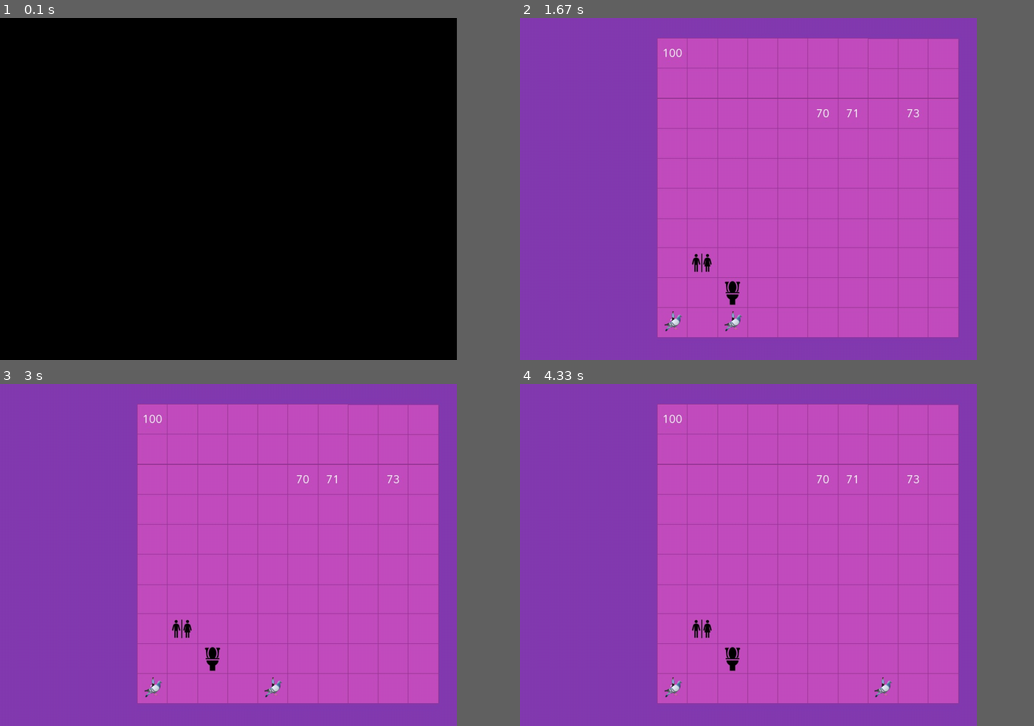
Above: before the commit, frames 1-4 (two rows, left to right).
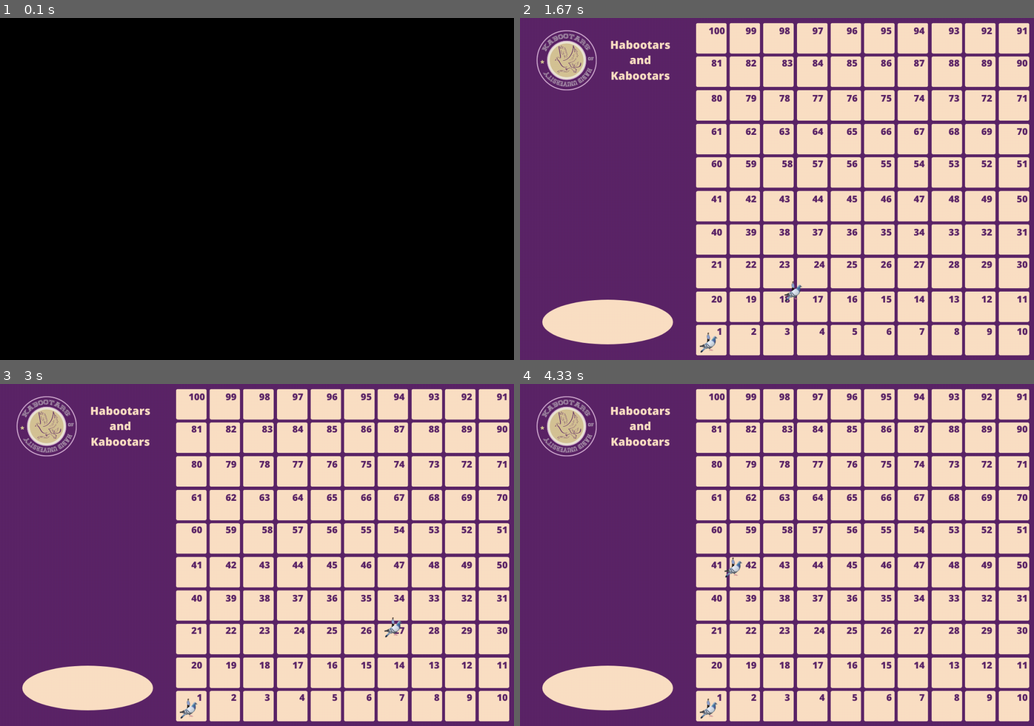
Above: after the commit, the same moments.

Repository: SudaisX/Snakes-and-Kabootars
Game: pygame game, started from main.py
Same seed, same stepped clock (60 frames per second), same inputs: the game is played once before the commit and once after it.
Inputs:
- Up to frame 1 (0.1 s): no input
- Up to frame 2 (1.67 s): no input
- Up to frame 3 (3 s): no input
- Up to frame 4 (4.33 s): no input
In our replay, the window is 800x600 before the commit and 900x600 after it. These sizes can differ from the game's own. Grey fills any space a smaller window leaves; there, only what the larger window draws over its background counts as a difference.

The runs differ from the first frame. In frame 1, only the window size differs. In frame 2, 92% of the frame differs, in the area x 0-100%, y 0-100%; in frame 3, 92%; in frame 4, 92%.

Commit message:
new board

Diff:
--- a/main.py
+++ b/main.py
@@ -10,8 +10,8 @@
 pygame.init()
 
 #screen size and background image
-screen = pygame.display.set_mode((960, 720)) #creates the screen with the arguments passed as a tuple of (Width, Height)
-background = background = pygame.image.load('images/backgrounds/board.jpg') #('Location of the background image')
+screen = pygame.display.set_mode((1080, 720)) #creates the screen with the arguments passed as a tuple of (Width, Height)
+background = background = pygame.image.load('images/backgrounds/newboard.png') #('Location of the background image')
 
 #icon and title
 icon = pygame.image.load('images/player.png') #('icon location')
@@ -35,6 +35,10 @@
         self.y = graph.graph[self.current_pos][0][1][1]
         screen.blit(self.image, (self.x, self.y))
 
+    # def move(self, steps):
+    #     for i in range(steps):
+    #         self.current_pos += 1
+    #         time.sleep(1)
     #move function (doesnt work)
     # def move(self):
     #     graph.graph[0][0][1] = (self.position[0], self.position[1]+50)
@@ -56,7 +60,7 @@
 
 tiles = [i for i in range(101)] #list of all the nodes/tiles
 #(node, edge, (x, y))
-tile_edges = [(0, 1, (296, 615)), (1, 2, (359, 615)), (2, 3, (422, 615 …(599 unchanged characters)…
+tile_edges = [(0, 1, (370, 660)), (1, 2, (359, 615)), (2, 3, (422, 615 …(599 unchanged characters)…
 426)), (31, 32, (800, 426)), (32, 33, (737, 426)), (33, 34, (674, 426)), (34, 35, (611, 426)), (35, 36, (548, 426)), (3 …(1194 unchanged characters)…
 (863, 48)), (91, 92, (800, 48)), (92, 93, (737, 48)), (93, 94, (674, 48)), (94, 95, (611, 48)), (95, 96, (548, 48)), (96, 97, (485, 48)), (97, 98, (422, 48)), (98, 99, (359, 48)), (99, 100, (296, 48))]
 
@@ -93,10 +97,9 @@
     player1.draw()
     player2.draw()
 
-    #random test of it moving
-    time.sleep(0.5)
+    # random test of it moving
+    time.sleep(0.1)
     player2.current_pos += 1
 
 
-
     pygame.display.update() #updates display within the loop
Binary file added: images/backgrounds/newboard.png
